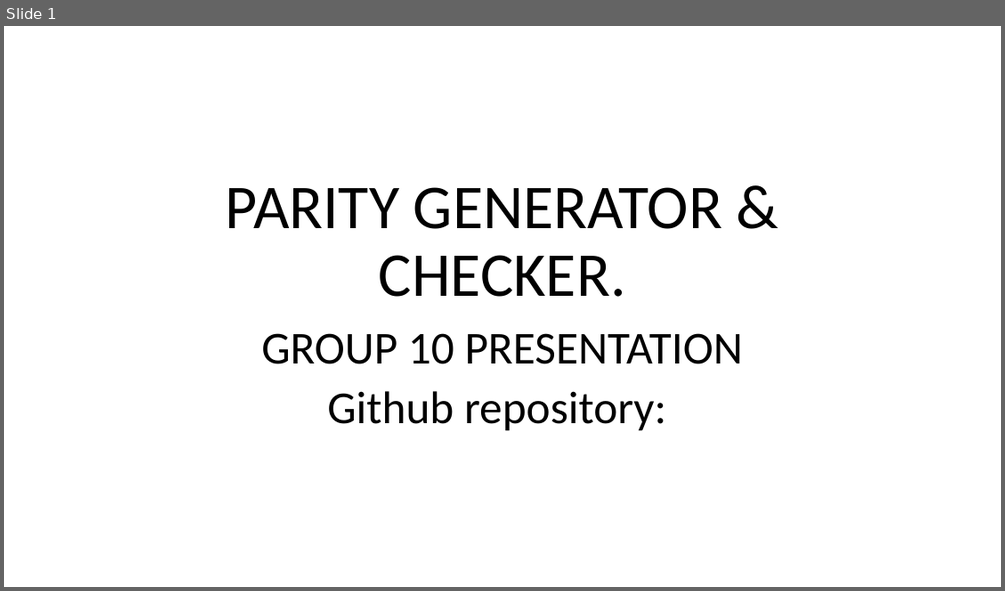
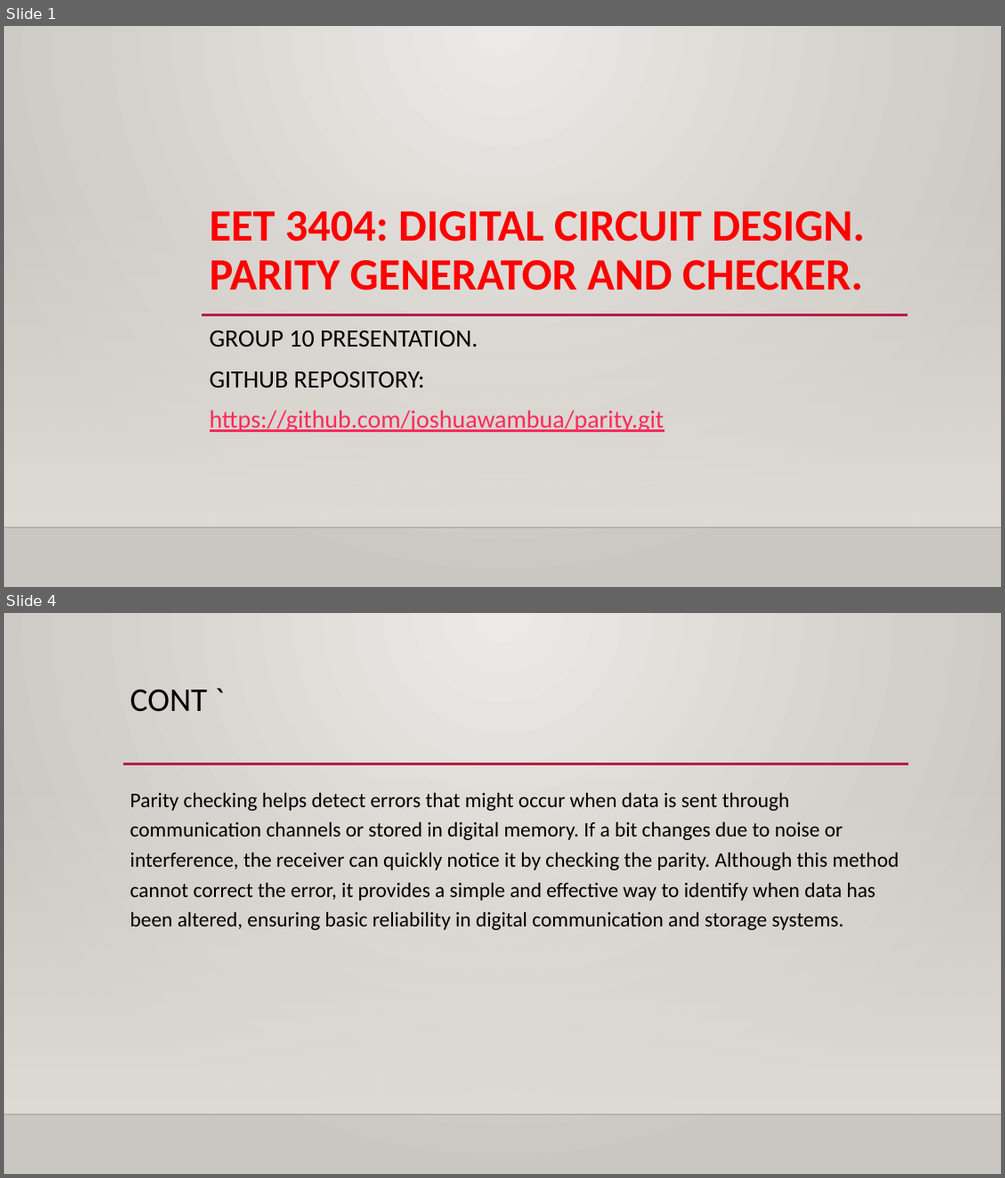
Before and after one commit to joshuawambua/parity, a slide deck: PARITY GENERATOR.pptx. Shown one above the other, each under a label of ours: slide 1 before the commit, slides 1 and 4 after it; the slides between them are not shown. The pictures are 1005x591 and 1005x1178 pixels, drawn with LibreOffice and Linux fonts; fonts in the diff are those of the drawing; background and template pictures are left out. Boxes give left, top, right and bottom in pixels: in the first picture for what was removed or moved away, otherwise in the second. Text is boxed around its words. In the diff, an @@ line names an element or a change of style, - is before the commit and + after.

```diff
--- a/PARITY GENERATOR.pptx
+++ b/PARITY GENERATOR.pptx
@@ slide 4 added at box(4, 613, 1001, 1174), background gradient #ECEAE7 to #CAC7C1; not listed: 2 template elements that a slide beside it also shows @@
@@ title added at box(130, 689, 208, 712), 32 pt, text #000000 @@
+CONT `
@@ line added from (123, 764) to (909, 764), #B71E42 2.5 pt @@
@@ text added at box(130, 792, 899, 930), 20 pt, text #000000 @@
+Parity checking helps detect errors that might occur when data is sent through communication channels or stored in digital memory. If a bit changes due to noise or interference, the receiver can quickly notice it by checking the parity. Although this method cannot correct the error, it provides a simple and effective way to identify when data has been altered, ensuring basic reliability in digital communication and storage systems.
@@ slide 1 changed as well @@
@@ background #FFFFFF to gradient #ECEAE7 to #CAC7C1 @@
@@ rectangle added at box(4, 192, 1001, 527), fill gradient #DFDBD5 @@
@@ title at box(210, 211, 865, 290): text changed; size 60 to 43.2 pt; text colour #000000 to #FF0000; bold on @@
-PARITY GENERATOR & CHECKER.
+EET 3404: DIGITAL CIRCUIT DESIGN.
+PARITY GENERATOR AND CHECKER.
@@ line added from (202, 314) to (908, 314), #B71E42 2.5 pt @@
@@ subtitle at box(210, 330, 664, 432): text changed; size 44 to 24 pt; text colour #000000 to #FA2B5C @@
-GROUP 10 PRESENTATION
-Github repository:
+GROUP 10 PRESENTATION.
+GITHUB REPOSITORY:
+https://github.com/joshuawambua/parity.git
@@ line added from (4, 527) to (1001, 527), #000001 1 pt @@
```
Also in this commit, not shown: 4 other slides changed, 18 other slides added, 2 slides removed.
